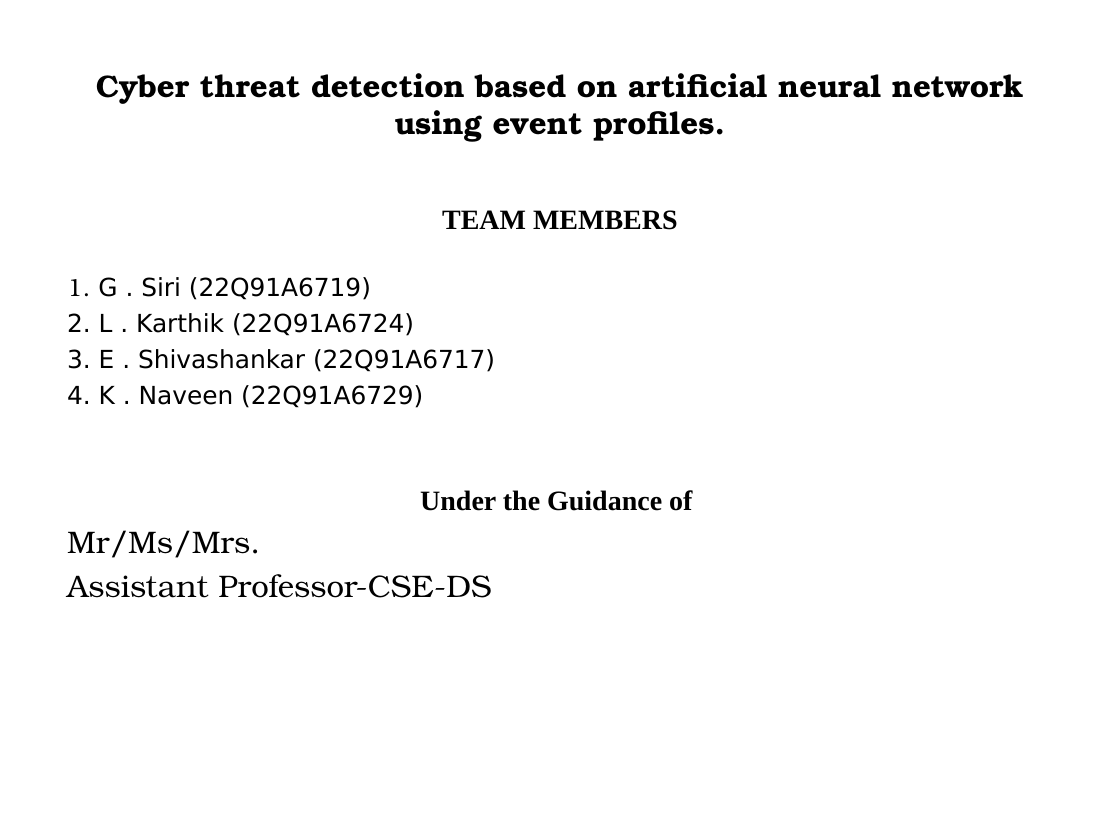
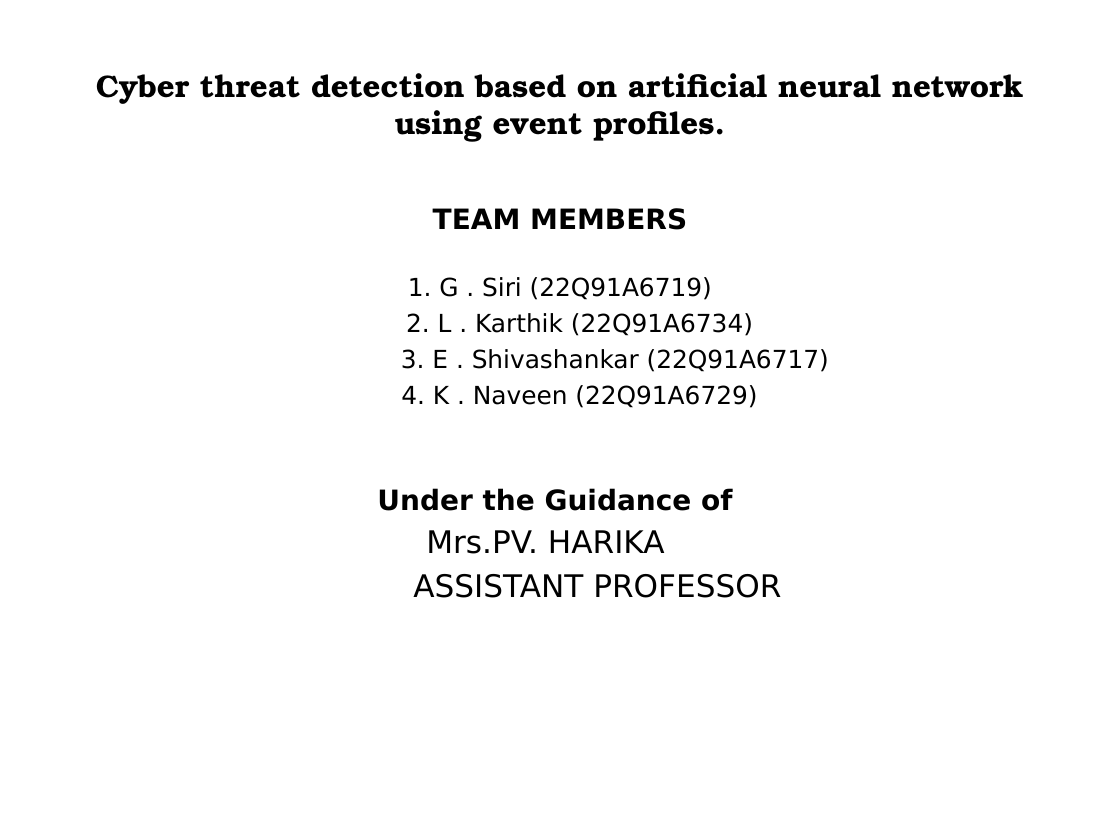
Before and after one commit to shivashankarenagandula/Cyber-threat-detection-based-on-artificial-neural-network-using-event-profiles, a slide deck: slide 2 of BATCH_14_RTR_CSD-A.pptx. Drawn at 1120x840 pixels with LibreOffice and Linux fonts; fonts in the diff are those of the drawing. Boxes give left, top, right and bottom in pixels: in the first picture for what was removed or moved away, otherwise in the second. Text is boxed around its words. In the diff, an @@ line names an element or a change of style, - is before the commit and + after.

```diff
--- a/BATCH_14_RTR_CSD-A.pptx
+++ b/BATCH_14_RTR_CSD-A.pptx
@@ text at <box>377,208,829,511</box>: font Times New Roman to DejaVu Sans in "TEAM MEMBERS", "Under the Guidance of"; font TeX Gyre Bonum to DejaVu Sans in "1."; alignment left to centre @@
@@ text at <box>406,313,753,336</box>: text changed @@
-2. L . Karthik (22Q91A6724)
+2. L . Karthik (22Q91A6734)
@@ text at <box>413,530,781,598</box>: text changed; font TeX Gyre Bonum to DejaVu Sans @@
-Mr/Ms/Mrs.
-Assistant Professor-CSE-DS
+Mrs.PV. HARIKA
+ASSISTANT PROFESSOR
```
Also in this commit, not shown: 12 other slides changed, 3 slides added, 1 slide removed.
